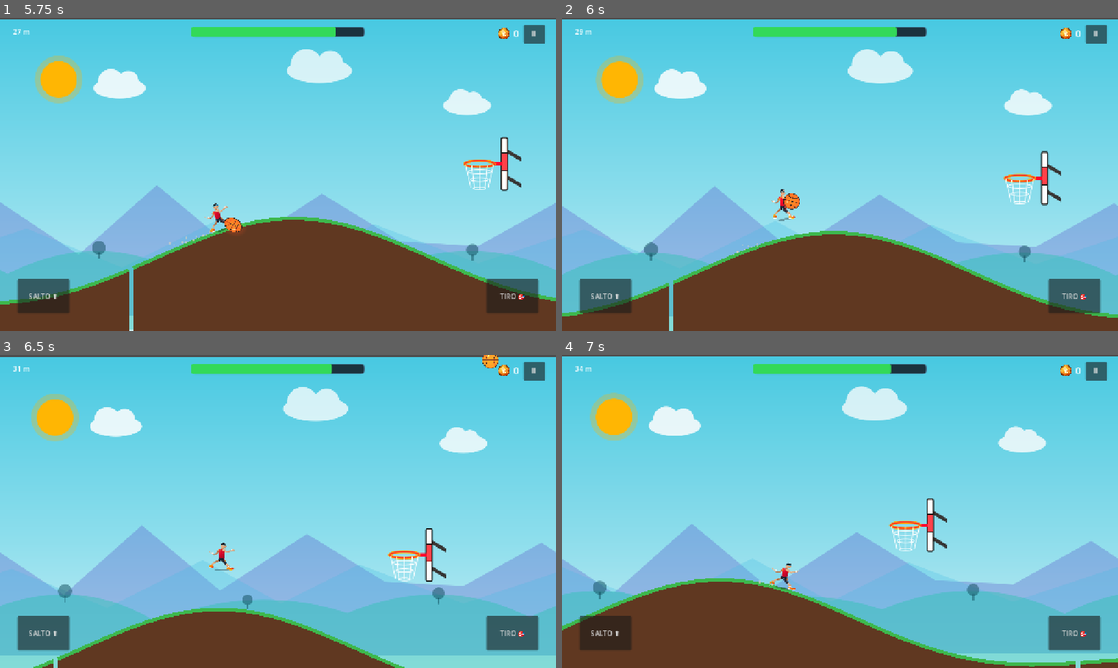
Above: before the commit, frames 1-4 (two rows, left to right).
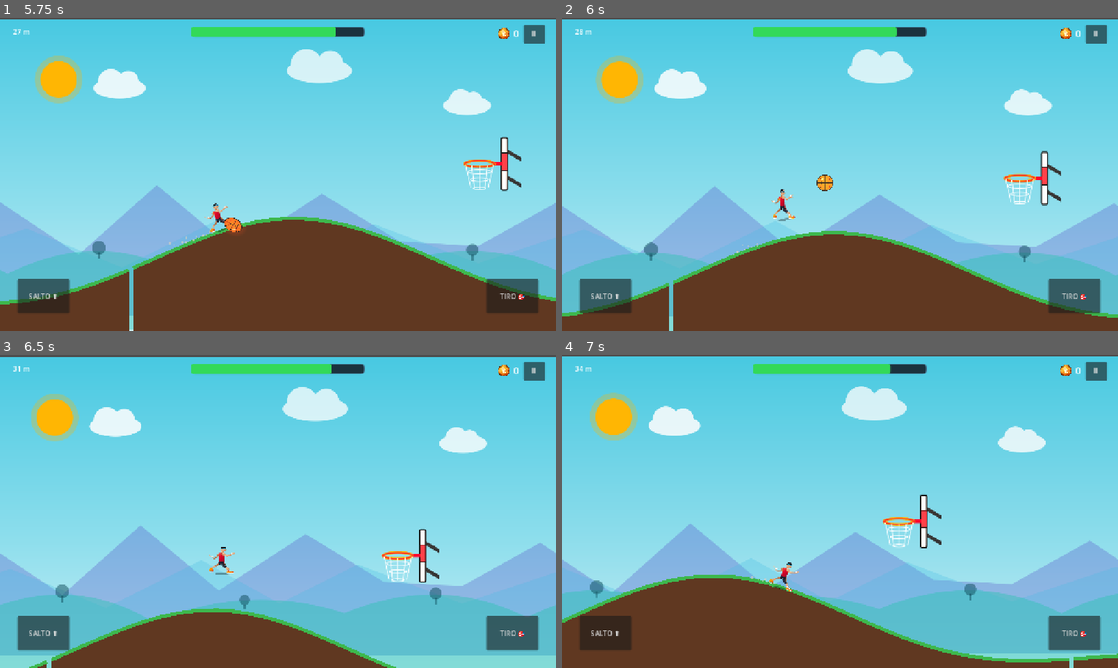
Above: after the commit, the same moments.

Repository: zannaStack/SkyHoops
Game: Godot game, scene res://scenes/main_menu.tscn
Same seed, same stepped clock (60 frames per second), same inputs: the game is played once before the commit and once after it.
Inputs (mouse positions are in pixels of both pictures, inside the frame that each line leads up to):
- Up to frame 1 (5.75 s): click "▶ GIOCA" at 0.5 s; click "SALTO ⬆" at 1.25 s; click "TIRO 🎯" at 2 s; tap Enter at 2.75 s; move the mouse to (400, 158) at 2.77 s; hold Up 2.78-3.5 s; tap F at 2.85, 4.55 s; click (400, 158) at 2.92 s; tap Space at 3.02, 3.32, 4.35 s; tap E at 3.05 s; drag from (166, 190) to (250, 237) at 3.52 s; move the mouse to (333, 105) at 4.27 s; click (333, 105) at 4.42 s; drag from (250, 237) to (111, 127) at 5.02 s
- Up to frame 2 (6 s): move the mouse to (1006, 221) at 5.77 s; hold Up from 5.78 s (still down); tap E at 5.85 s; click (1006, 221) at 5.92 s
- Up to frame 3 (6.5 s): keep holding Up; tap Space at 6.02, 6.05, 6.32 s
- Up to frame 4 (7 s): release Up at 6.5 s; drag from (673, 464) to (756, 433) at 6.52 s

Frame 1 is identical in both runs. In frame 2, 0.3% of the frame differs, in the area x 3-99%, y 4-95%; in frame 3, 2.7%; in frame 4, 3.5%, in the area x 0-100%, y 2-100%.

Commit message:
fix: prevent ShootButton from stealing keyboard focus so Space always jumps after a dunk

Diff:
--- a/sky-hoops/scenes/hud.tscn
+++ b/sky-hoops/scenes/hud.tscn
@@ -112,6 +112,7 @@
 offset_right = -25.0
 offset_bottom = 56.0
 grow_horizontal = 0
+focus_mode = 0
 theme_override_font_sizes/font_size = 20
 text = "⏸"
 
@@ -138,6 +139,7 @@
 offset_right = 160.0
 offset_bottom = -40.0
 grow_vertical = 0
+focus_mode = 0
 text = "SALTO ⬆"
 
 [node name="ShootButton" type="Button" parent="." unique_id=2081239842]
@@ -152,6 +154,7 @@
 offset_bottom = -40.0
 grow_horizontal = 0
 grow_vertical = 0
+focus_mode = 0
 text = "TIRO 🎯"
 
 [node name="RecordBanner" type="Label" parent="." unique_id=2081239850]
--- a/sky-hoops/scripts/hud.gd
+++ b/sky-hoops/scripts/hud.gd
@@ -51,8 +51,13 @@
 	if record_banner:
 		record_banner.visible = false
 
-	if pause_button and not pause_button.pressed.is_connected(_on_pause_pressed):
-		pause_button.pressed.connect(_on_pause_pressed)
+	if pause_button:
+		pause_button.focus_mode = Control.FOCUS_NONE
+		if not pause_button.pressed.is_connected(_on_pause_pressed):
+			pause_button.pressed.connect(_on_pause_pressed)
+	var j_btn = get_node_or_null("JumpButton")
+	if j_btn: j_btn.focus_mode = Control.FOCUS_NONE
+	if shoot_button: shoot_button.focus_mode = Control.FOCUS_NONE
 	if resume_button and not resume_button.pressed.is_connected(_on_resume_pressed):
 		resume_button.pressed.connect(_on_resume_pressed)
 	if pause_menu_button and not pause_menu_button.pressed.is_connected(_on_menu_pressed):
--- a/sky-hoops/scripts/player.gd
+++ b/sky-hoops/scripts/player.gd
@@ -82,12 +82,15 @@
 
 		# Pulsante Salto (sinistra)
 		var jump_btn = hud.get_node_or_null("JumpButton")
-		if jump_btn and not jump_btn.pressed.is_connected(jump):
-			jump_btn.pressed.connect(jump)
+		if jump_btn:
+			jump_btn.focus_mode = Control.FOCUS_NONE
+			if not jump_btn.pressed.is_connected(jump):
+				jump_btn.pressed.connect(jump)
 
 		# Pulsante Tiro + Slow Motion (destra)
 		var shoot_btn = hud.get_node_or_null("ShootButton")
 		if shoot_btn:
+			shoot_btn.focus_mode = Control.FOCUS_NONE
 			if not shoot_btn.button_down.is_connected(_on_shoot_button_down):
 				shoot_btn.button_down.connect(_on_shoot_button_down)
 			if not shoot_btn.button_up.is_connected(_on_shoot_button_up):
@@ -228,11 +231,20 @@
 		var is_running_on_ground: bool = is_on_floor() and not is_game_over and velocity.x > 10.0
 		dust_particles.emitting = is_running_on_ground
 
-# Supporto salto da tastiera
+# Supporto tastiera (Salto con Spazio/Su/W, Tiro con F/E)
 func _unhandled_input(event: InputEvent) -> void:
 	if event is InputEventKey and event.pressed:
-		if event.keycode == KEY_SPACE or event.keycode == KEY_UP:
+		if event.keycode == KEY_SPACE or event.keycode == KEY_UP or event.keycode == KEY_W:
 			jump()
+		elif event.keycode == KEY_F or event.keycode == KEY_E:
+			if can_dunk and current_dunk_hoop:
+				perform_slam_dunk(current_dunk_hoop)
+			elif has_ball and not is_button_charging:
+				_on_shoot_button_down()
+	elif event is InputEventKey and not event.pressed:
+		if event.keycode == KEY_F or event.keycode == KEY_E:
+			if is_button_charging:
+				_on_shoot_button_up()
 
 func jump() -> void:
 	if is_on_floor() and not is_game_over:
@@ -330,10 +342,19 @@
 	has_ball = false
 	ball_visual.visible = false
 	can_dunk = false
-	if hud and hud.has_method("set_dunk_mode"):
-		hud.set_dunk_mode(false)
-	if hud and hud.has_method("trigger_impact_flash"):
-		hud.trigger_impact_flash(Color(1.0, 0.88, 0.2, 0.45))
+	is_button_charging = false
+	is_dragging = false
+	current_drag_vector = Vector2.ZERO
+	if trajectory_dots:
+		trajectory_dots.clear_dots()
+	if hud:
+		if hud.has_method("set_dunk_mode"):
+			hud.set_dunk_mode(false)
+		if hud.has_method("trigger_impact_flash"):
+			hud.trigger_impact_flash(Color(1.0, 0.88, 0.2, 0.45))
+		var shoot_btn = hud.get_node_or_null("ShootButton")
+		if shoot_btn:
+			shoot_btn.release_focus()
 
 	# Hitstop (Freeze Frame cinematico reale a mezz'aria)
 	Engine.time_scale = 0.08
